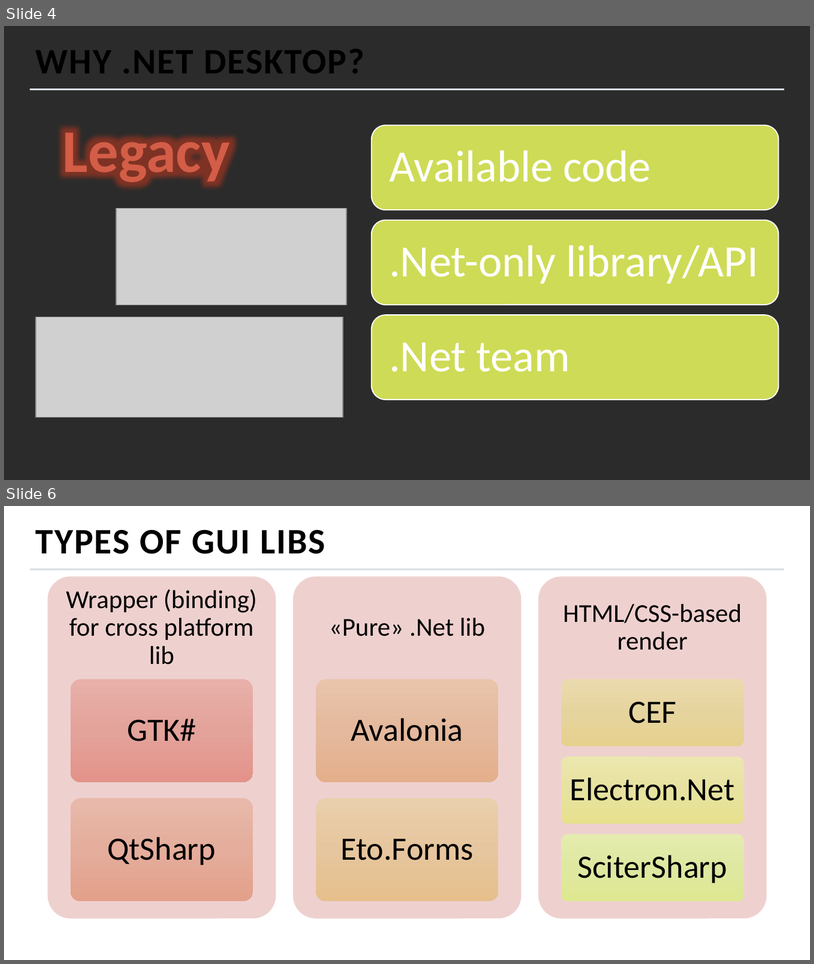
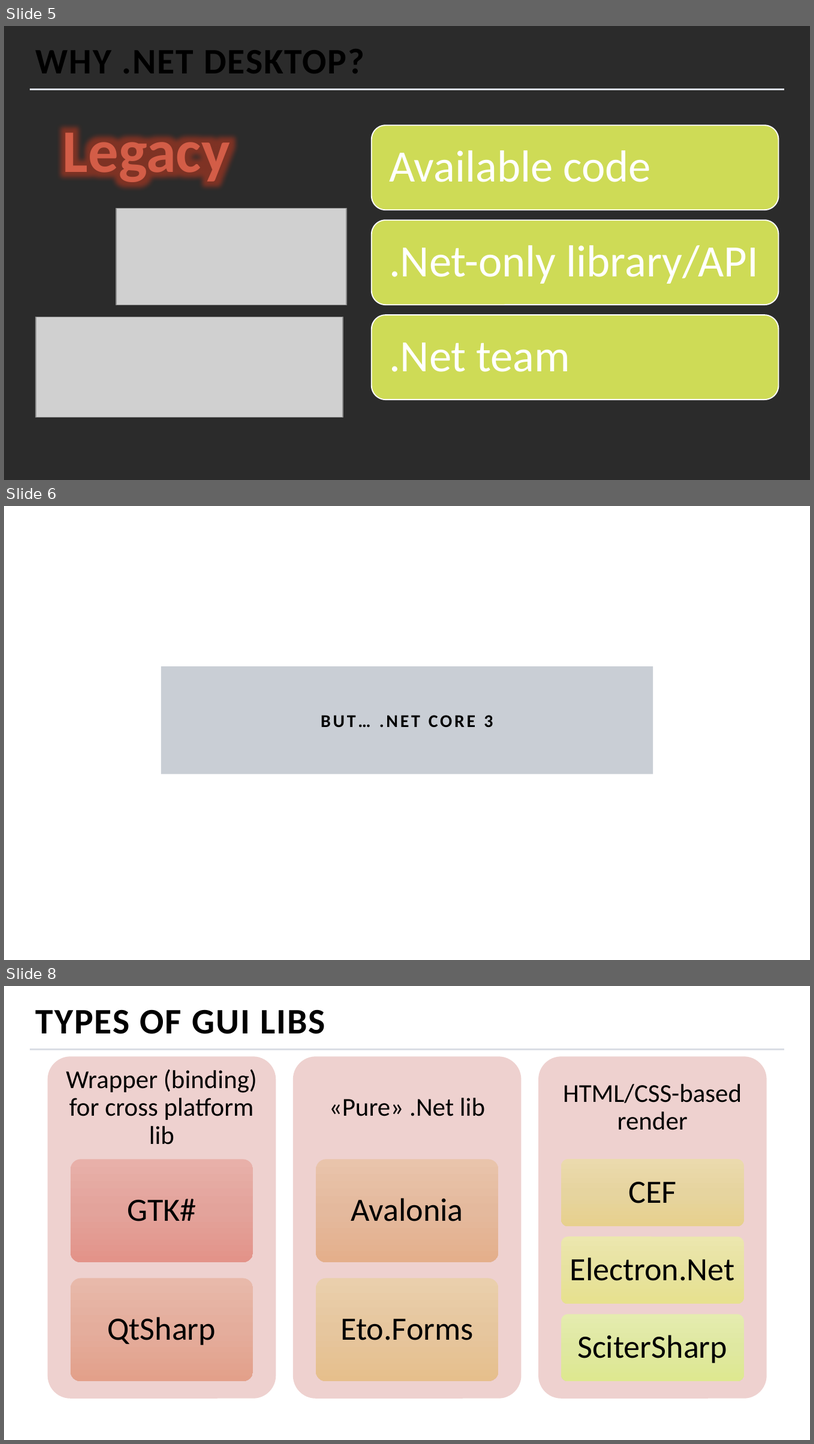
Before and after one commit to MihailRomanov/TechTalks_GUI_in_Net, a slide deck: presentation.pptx. Shown one above the other, each under a label of ours: slides 4 and 6 before the commit, slides 5, 6 and 8 after it; the slides between them are not shown. The pictures are 814x964 and 814x1444 pixels, drawn with LibreOffice and Linux fonts; fonts in the diff are those of the drawing; grey boxes stand for pictures; background and template pictures are left out; a plain dark background stands for a picture behind light text. Boxes give left, top, right and bottom in pixels: in the first picture for what was removed or moved away, otherwise in the second. Text is boxed around its words. In the diff, an @@ line names an element or a change of style, - is before the commit and + after.

```diff
--- a/presentation.pptx
+++ b/presentation.pptx
@@ slide 6 added at <box>4,506,810,960</box>, background picture (left out) @@
@@ title added at <box>161,666,653,774</box>, fill #4F5E74 at 30% opacity, outline #3B4656 1 pt, 16 pt, text #000000, bold @@
+BUT… .NET CORE 3
@@ what was slide 4 is now slide 5 @@
@@ what was slide 6 is now slide 8 @@
```
Also in this commit, not shown: 3 slides changed, 1 other slide added.
